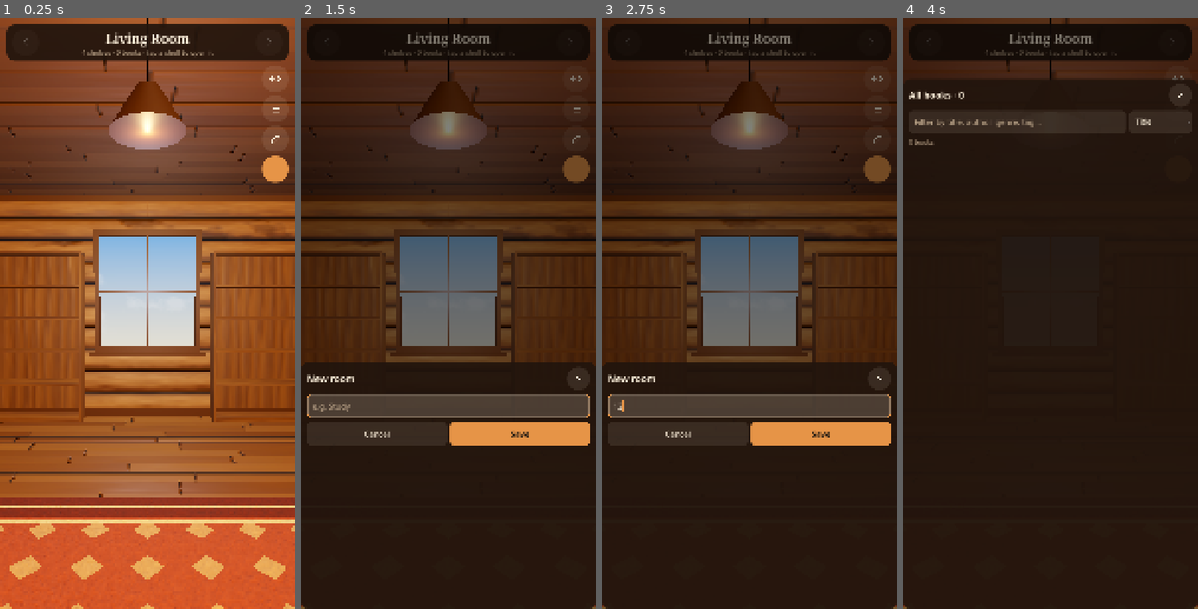
Above: before the commit, frames 1-4 (left to right).
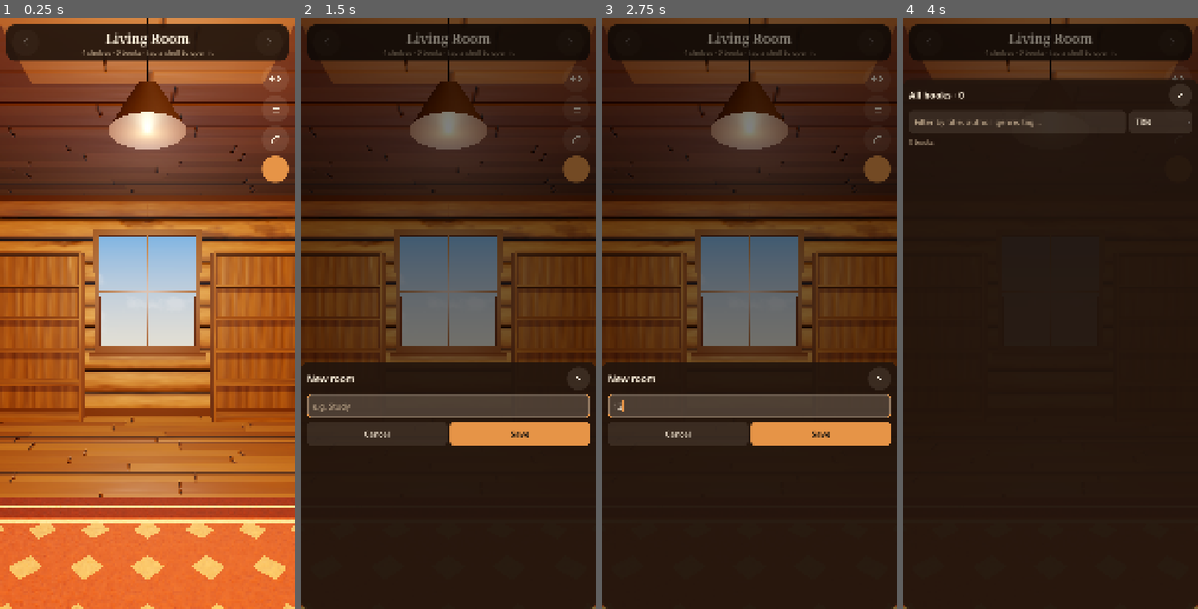
Above: after the commit, the same moments.

Repository: TheGoobsy/shelfcontrol
Game: Godot game, scene res://scenes/main.tscn
Same seed, same stepped clock (60 frames per second), same inputs: the game is played once before the commit and once after it.
Inputs (mouse positions are in pixels of both pictures, inside the frame that each line leads up to):
- Up to frame 1 (0.25 s): no input
- Up to frame 2 (1.5 s): click (448, 41) at 0.52 s; click "+ New room" at 1.25 s
- Up to frame 3 (2.75 s): click (749, 408) at 2.02 s; type "12" at 2.1 s
- Up to frame 4 (4 s): click (1177, 77) at 2.77 s; click (1177, 106) at 3.52 s

The runs differ from the first frame. In frame 1, 42% of the frame differs, in the area x 0-100%, y 0-100%; in frame 2, less than 0.1%; in frame 3, less than 0.1%; in frame 4, less than 0.1%.

Commit message:
Restore pendant shadow using cube mode and a 4096 atlas; finer sun bias
Co-Authored-By: Claude Fable 5.1 <noreply@anthropic.com>

Diff:
--- a/project.godot
+++ b/project.godot
@@ -45,4 +45,5 @@
 lights_and_shadows/directional_shadow/size=2048
 lights_and_shadows/directional_shadow/soft_shadow_filter_quality=2
 lights_and_shadows/directional_shadow/16_bits=false
-lights_and_shadows/positional_shadow/atlas_size=2048
+lights_and_shadows/positional_shadow/atlas_size=4096
+lights_and_shadows/positional_shadow/soft_shadow_filter_quality=2
--- a/scripts/decor.gd
+++ b/scripts/decor.gd
@@ -388,7 +388,12 @@
 	light.light_energy = float(style.get("lamp_energy", 2.0)) * 0.8
 	light.omni_range = 9.0
 	light.omni_attenuation = 1.1
-	light.shadow_enabled = false
+	light.shadow_enabled = true
+	light.omni_shadow_mode = OmniLight3D.SHADOW_CUBE
+	light.shadow_bias = 0.06
+	light.shadow_normal_bias = 2.0
+	light.shadow_blur = 1.2
+	light.shadow_opacity = 0.9
 	light.position = Vector3(0, -0.72, 0)
 	root.add_child(light)
 	return root
--- a/scripts/room3d.gd
+++ b/scripts/room3d.gd
@@ -87,10 +87,10 @@
 	sun.directional_shadow_blend_splits = true
 	sun.directional_shadow_max_distance = 11.0
 	sun.directional_shadow_fade_start = 0.9
-	sun.shadow_bias = 0.06
-	sun.shadow_normal_bias = 3.0
-	sun.shadow_opacity = 0.85
-	sun.shadow_blur = 1.5
+	sun.shadow_bias = 0.035
+	sun.shadow_normal_bias = 2.0
+	sun.shadow_opacity = 0.9
+	sun.shadow_blur = 1.2
 	add_child(sun)
 
 func _build_shelves() -> void:
